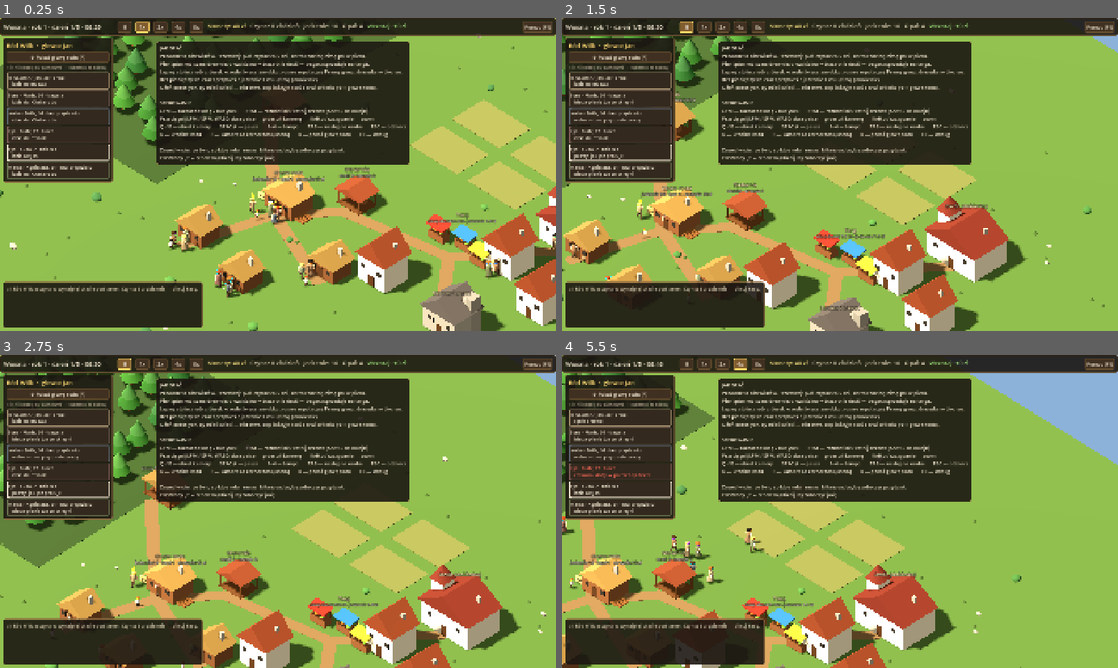
Above: before the commit, frames 1-4 (two rows, left to right).
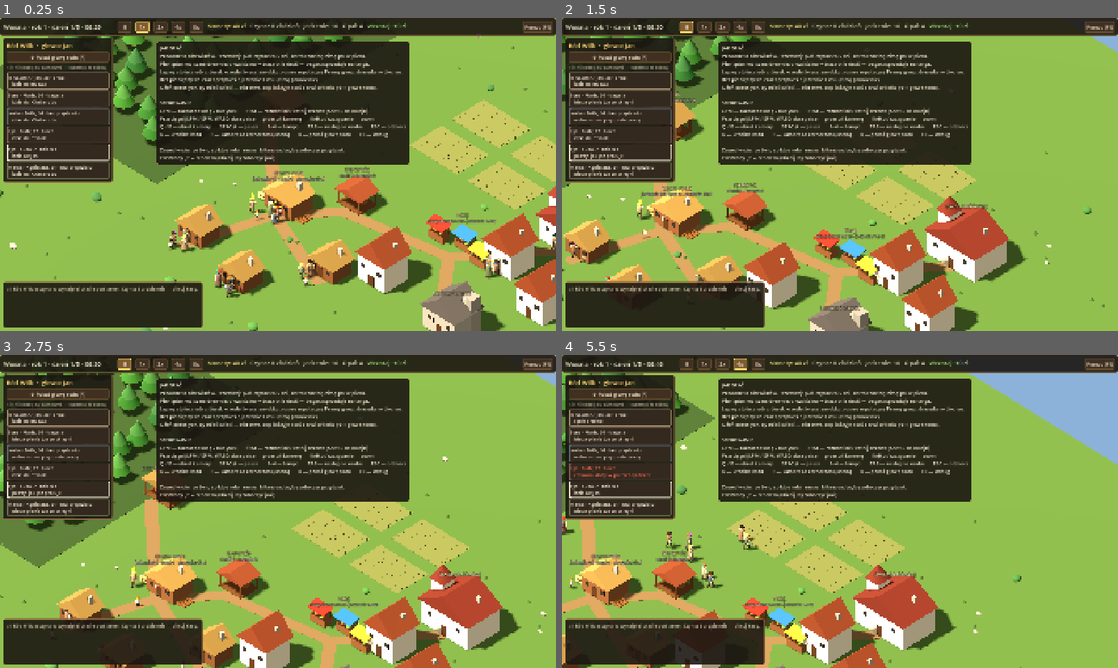
Above: after the commit, the same moments.

Repository: dwdzdc/dynastia
Game: Godot game, scene res://game/main.tscn
Two runs of this game, one before a commit and one after it. Both use one fixed random seed, a clock stepped at 60 frames per second and the inputs below.
Inputs (mouse positions are in pixels of both pictures, inside the frame that each line leads up to):
- Up to frame 1 (0.25 s): no input
- Up to frame 2 (1.5 s): tap Enter at 0.5 s; move the mouse to (962, 158) at 0.52 s; hold D 0.53-1.25 s; tap 1 at 0.6 s; click (962, 158) at 0.67 s; tap Space at 0.77 s; drag from (728, 190) to (812, 237) at 1.27 s
- Up to frame 3 (2.75 s): click "II" at 2 s
- Up to frame 4 (5.5 s): click "1x" at 2.75 s; click "2x" at 3.5 s; click "4x" at 4.25 s; move the mouse to (895, 442) at 5.02 s; hold D from 5.03 s (still down); tap 3 at 5.1 s

The runs differ from the first frame. In frame 1, 0.3% of the frame differs, in the area x 30-100%, y 27-90%; in frame 2, 0.1%; in frame 3, 0.2%; in frame 4, 0.9%, in the area x 18-61%, y 46-75%.

Commit message:
L2: pole w zagonach - robotnik bierze wolny zagon, idzie wzdluz niego, potem nastepny; S21 przydzial jak w Cultures do planu
Co-Authored-By: Claude Opus 5.5 <noreply@anthropic.com>

Diff:
--- a/data/balance.json
+++ b/data/balance.json
@@ -425,8 +425,9 @@
     "rot_season": "winter",
     "grow_days": 7,
     "ripe_loss_per_day": 0.04,
-    "work_seconds": { "plow": 500.0, "sow": 250.0, "harvest": 600.0 },
-    "yield": 90
+    "cell": [3.0, 1.0],
+    "work_seconds": { "plow": 30.0, "sow": 15.0, "harvest": 35.0 },
+    "yield_per_cell": 5
   },
   "estate": {
     "building": "manor",
--- a/game/world_view.gd
+++ b/game/world_view.gd
@@ -24,7 +24,6 @@
 const STUBBLE := Color(0.72, 0.64, 0.4)      # ściernisko
 const CROP_YOUNG := Color(0.38, 0.6, 0.22)
 const CROP_RIPE := Color(0.88, 0.74, 0.3)
-const FIELD_ROW_GAP := 1.0                   # odstęp rzędów zboża
 const CROP_MAX_H := 0.9                      # wysokość dojrzałego zboża
 const SHEAF := Color(0.85, 0.7, 0.32)
 
@@ -75,47 +74,49 @@
 		_field(fl)
 
 
-# Pole (L1): płyta gleby i rzędy zboża, które rosną i żółkną.
+# Pole (L1, L2): ugór pod spodem, na nim zagony — każdy z własną glebą i zbożem.
 func _field(f: SimField) -> void:
 	var n := Node3D.new()
-	n.position = Vector3(f.rect.get_center().x, 0, f.rect.get_center().y)
 	add_child(n)
-	var base := _add(n, Gfx3D.box(Vector3(f.rect.size.x, 0.06, f.rect.size.y), FALLOW), Vector3(0, 0.03, 0))
-	var rows: Array = []
-	var count := int(f.rect.size.y / FIELD_ROW_GAP)
-	for i in count:
-		var z := -f.rect.size.y * 0.5 + FIELD_ROW_GAP * (i + 0.5)
-		var r := _add(n, Gfx3D.box(Vector3(f.rect.size.x - 0.6, 1.0, 0.45), CROP_YOUNG), Vector3(0, 0.0, z))
-		rows.append(r)
-	var heap := _add(n, Gfx3D.cylinder(0.6, 1.0, SHEAF, 0.35, 8), Vector3(f.rect.size.x * 0.5 - 1.0, 0.5, f.rect.size.y * 0.5 - 1.0))
-	_fields[f.id] = { "base": base, "rows": rows, "heap": heap, "last": "" }
+	_add(n, Gfx3D.box(Vector3(f.rect.size.x, 0.04, f.rect.size.y), FALLOW), Vector3(f.center().x, 0.02, f.center().y))
+	var cs: Array = world.balance["fields"]["cell"]
+	var cells: Array = []
+	for c: Dictionary in f.cells:
+		var mid: Vector2 = ((c["start"] as Vector2) + (c["end"] as Vector2)) * 0.5
+		var length: float = (c["start"] as Vector2).distance_to(c["end"]) + SimField.EDGE
+		var soil := _add(n, Gfx3D.box(Vector3(length, 0.06, float(cs[1]) * 0.8), FALLOW), Vector3(mid.x, 0.04, mid.y))
+		var crop := _add(n, Gfx3D.box(Vector3(length - 0.3, 1.0, float(cs[1]) * 0.45), CROP_YOUNG), Vector3(mid.x, 0.0, mid.y))
+		cells.append({ "soil": soil, "crop": crop, "last": "" })
+	var hs := f.heap_spot()
+	var heap := _add(n, Gfx3D.cylinder(0.6, 1.0, SHEAF, 0.35, 8), Vector3(hs.x, 0.5, hs.y))
+	_fields[f.id] = { "cells": cells, "heap": heap }
 
 
 func _refresh_field(f: SimField) -> void:
 	var d: Dictionary = _fields[f.id]
-	var key := "%s|%.2f|%d" % [f.stage, f.growth, f.heap]
-	if key == d["last"]:
-		return
-	d["last"] = key
-	var soil: Color = FALLOW
-	match f.stage:
-		"plowed", "sown":
-			soil = SOIL
-		"ripe":
-			soil = SOIL
-		"stubble":
-			soil = STUBBLE
-	Gfx3D.set_color(d["base"], soil)
-	var grown := f.stage in ["sown", "ripe"] and f.growth > 0.0
-	var h := maxf(0.05, CROP_MAX_H * f.growth)
-	var col := CROP_YOUNG.lerp(CROP_RIPE, clampf((f.growth - 0.6) / 0.4, 0.0, 1.0)) if f.stage == "sown" else CROP_RIPE
-	for r: MeshInstance3D in d["rows"]:
-		r.visible = grown
-		r.scale = Vector3(1, h, 1)
-		r.position.y = h * 0.5
-		Gfx3D.set_color(r, col)
-	var hp: MeshInstance3D = d["heap"]
-	hp.visible = f.heap > 0
+	for i in f.cells.size():
+		var c: Dictionary = f.cells[i]
+		var v: Dictionary = d["cells"][i]
+		var key := "%s|%.2f" % [c["stage"], c["growth"]]
+		if key == v["last"]:
+			continue
+		v["last"] = key
+		var stage := String(c["stage"])
+		var soil: Color = FALLOW
+		match stage:
+			"plowed", "sown", "ripe":
+				soil = SOIL
+			"stubble":
+				soil = STUBBLE
+		Gfx3D.set_color(v["soil"], soil)
+		var g := float(c["growth"])
+		var crop: MeshInstance3D = v["crop"]
+		crop.visible = stage in ["sown", "ripe"] and g > 0.0
+		var h := maxf(0.05, CROP_MAX_H * g)
+		crop.scale = Vector3(1, h, 1)
+		crop.position.y = h * 0.5
+		Gfx3D.set_color(crop, CROP_YOUNG.lerp(CROP_RIPE, clampf((g - 0.6) / 0.4, 0.0, 1.0)) if stage == "sown" else CROP_RIPE)
+	(d["heap"] as MeshInstance3D).visible = f.heap > 0
 
 
 func _road(a: Vector2, b: Vector2) -> void:
--- a/sim/field.gd
+++ b/sim/field.gd
@@ -1,8 +1,9 @@
-# SimField — pole uprawne (L1): działka na mapie z właścicielem (budynek gospodarstwa,
-# np. dwór) i rocznym cyklem: ugór → zaorane → zasiane → dojrzałe → ściernisko.
-# Orka, siew i żniwa to praca ludzi na działce (`work`); wzrost idzie sam z dobami,
-# ale tylko w porach wzrostu. Dojrzałe, a nieskoszone, marnieje; zimą przepada.
-# Zebrany plon leży na polu (`heap`), dopóki ktoś go nie zniesie.
+# SimField — pole uprawne (L1, L2): działka na mapie z właścicielem (budynek gospodarstwa,
+# np. dwór), podzielona na zagony. Każdy zagon ma własny cykl: ugór → zaorany → zasiany
+# → dojrzały → ściernisko. Robotnik bierze wolny zagon (rezerwacja), idzie wzdłuż niego,
+# orząc, siejąc albo kosząc, i bierze następny. Zboże rośnie samo z dobami, ale tylko
+# w porach wzrostu; dojrzałe, a nieskoszone, marnieje, zimą przepada.
+# Skoszony plon leży na polu (`heap`), dopóki ktoś go nie zniesie.
 class_name SimField
 extends RefCounted
 
@@ -10,17 +11,15 @@
 var id: String
 var rect: Rect2
 var owner_building: String
-var stage: String = "fallow"   # fallow | plowed | sown | ripe | stubble
-var growth: float = 0.0        # 0..1 od siewu do dojrzałości
-var crop: float = 1.0          # ile z pełnego plonu zostało (marnienie dojrzałego)
-var work_done: float = 0.0     # sekundy pracy przy bieżącym zadaniu
-var heap: int = 0              # zebrany plon leżący na polu
+var cells: Array = []          # zagony: { start, end, stage, growth, crop, done, by }
+var heap: int = 0              # skoszony plon leżący na polu
 
 var _cfg: Dictionary
+var _heap_frac := 0.0          # ułamek snopa z poprzednich zagonów (zmarniały plon nie ginie w zaokrągleniu)
 
 const RIPE_EPS := 0.0001   # suma ułamków dób nie trafia równo w 1.0
 const HEAP_INSET := 1.0    # snopy: odległość od narożnika pola
-const SPOT_MARGIN := 0.8   # robotnicy nie stają na samej miedzy
+const EDGE := 0.4          # zagon zaczyna się kawałek od miedzy
 const TASK_LABELS := { "plow": "orka", "sow": "siew", "harvest": "żniwa" }
 
 
@@ -29,6 +28,24 @@
 	rect = Rect2(float(spec["x"]), float(spec["y"]), float(spec["w"]), float(spec["h"]))
 	owner_building = String(spec["owner"])
 	_cfg = cfg
+	# Zagony: rzędy wzdłuż X, każdy rząd pocięty na odcinki; kolejność „wężykiem”,
+	# żeby wolne zagony szły rząd po rzędzie jak przy prawdziwej orce.
+	var cs: Array = cfg["cell"]
+	var cols := maxi(1, int(rect.size.x / float(cs[0])))
+	var rows := maxi(1, int(rect.size.y / float(cs[1])))
+	var cw := rect.size.x / float(cols)
+	var rh := rect.size.y / float(rows)
+	for r in rows:
+		var y := rect.position.y + rh * (r + 0.5)
+		for k in cols:
+			var fwd := r % 2 == 0
+			var c := k if fwd else cols - 1 - k
+			var x0 := rect.position.x + cw * c + EDGE
+			var x1 := rect.position.x + cw * (c + 1) - EDGE
+			cells.append({
+				"start": Vector2(x0 if fwd else x1, y), "end": Vector2(x1 if fwd else x0, y),
+				"stage": "fallow", "growth": 0.0, "crop": 1.0, "done": 0.0, "by": -1,
+			})
 
 
 func center() -> Vector2:
@@ -40,21 +57,9 @@
 	return rect.end - Vector2(HEAP_INSET, HEAP_INSET)
 
 
-# Miejsce pracy danej osoby na polu: rozrzucone po działce, stałe dla osoby.
-func work_spot(person_seed: int) -> Vector2:
-	var span := rect.size - Vector2(SPOT_MARGIN, SPOT_MARGIN) * 2.0
-	var u := fmod(float(person_seed) * 0.618034, 1.0)
-	var v := fmod(float(person_seed) * 0.381966 + 0.37, 1.0)
-	return rect.position + Vector2(SPOT_MARGIN, SPOT_MARGIN) + Vector2(span.x * u, span.y * v)
-
-
-func has_work(season: String) -> bool:
-	return heap > 0 or task(season) != ""
-
-
-# Co jest teraz do zrobienia na polu w tej porze roku ("" = nic).
-func task(season: String) -> String:
-	match stage:
+# Co jest do zrobienia na zagonie w tej porze roku ("" = nic).
+func cell_task(i: int, season: String) -> String:
+	match String(cells[i]["stage"]):
 		"fallow":
 			return "plow" if season in _cfg["plow_seasons"] else ""
 		"plowed":
@@ -64,52 +69,101 @@
 	return ""
 
 
-# Praca przy bieżącym zadaniu. Zwraca nazwę zadania, gdy właśnie się skończyło.
-func work(season: String, secs: float) -> String:
-	var t := task(season)
+# Pierwszy zagon z robotą, którego nikt nie zajął (-1 = brak).
+func free_cell(season: String) -> int:
+	for i in cells.size():
+		if int(cells[i]["by"]) < 0 and cell_task(i, season) != "":
+			return i
+	return -1
+
+
+func has_work(season: String) -> bool:
+	return heap > 0 or free_cell(season) >= 0
+
+
+func claim(i: int, agent_id: int) -> void:
+	cells[i]["by"] = agent_id
+
+
+func release(i: int, agent_id: int) -> void:
+	if i >= 0 and i < cells.size() and int(cells[i]["by"]) == agent_id:
+		cells[i]["by"] = -1
+
+
+# Postęp roboty na zagonie 0..1 (robotnik idzie wzdłuż zagonu razem z postępem).
+func progress(i: int, season: String) -> float:
+	var t := cell_task(i, season)
+	if t == "":
+		return 0.0
+	return clampf(float(cells[i]["done"]) / float(_cfg["work_seconds"][t]), 0.0, 1.0)
+
+
+# Praca na zagonie. Zwraca nazwę zadania, gdy właśnie się skończyło.
+func work(i: int, season: String, secs: float) -> String:
+	var t := cell_task(i, season)
 	if t == "":
 		return ""
-	work_done += secs
-	if work_done < float(_cfg["work_seconds"][t]):
+	var c: Dictionary = cells[i]
+	c["done"] = float(c["done"]) + secs
+	if float(c["done"]) < float(_cfg["work_seconds"][t]):
 		return ""
-	work_done = 0.0
+	c["done"] = 0.0
 	match t:
 		"plow":
-			stage = "plowed"
+			c["stage"] = "plowed"
 		"sow":
-			stage = "sown"
-			growth = 0.0
-			crop = 1.0
+			c["stage"] = "sown"
+			c["growth"] = 0.0
+			c["crop"] = 1.0
 		"harvest":
-			heap += int(round(float(_cfg["yield"]) * crop))
-			stage = "stubble"
-			growth = 0.0
+			var got := float(_cfg["yield_per_cell"]) * float(c["crop"]) + _heap_frac
+			heap += int(floor(got))
+			_heap_frac = got - floor(got)
+			c["stage"] = "stubble"
+			c["growth"] = 0.0
 	return t
 
 
+# Ile zagonów jest w danym stanie (do komunikatów i testów).
+func count(stage: String) -> int:
+	var n := 0
+	for c: Dictionary in cells:
+		if c["stage"] == stage:
+			n += 1
+	return n
+
+
 # Koniec doby: wzrost w porach wzrostu, marnienie dojrzałego, zima zabiera resztę.
-# Zwraca "rotted", gdy niezebrany plon właśnie przepadł.
-func new_day(season: String) -> String:
-	match stage:
-		"sown":
-			if season in _cfg["grow_seasons"]:
-				growth = minf(1.0, growth + 1.0 / float(_cfg["grow_days"]))
-				if growth >= 1.0 - RIPE_EPS:
-					growth = 1.0
-					stage = "ripe"
-		"ripe":
-			if season == String(_cfg["rot_season"]):
-				stage = "fallow"
-				growth = 0.0
-				work_done = 0.0
-				return "rotted"
-			crop = maxf(0.0, crop - float(_cfg["ripe_loss_per_day"]))
-		"stubble":
-			if season in _cfg["plow_seasons"]:
-				stage = "fallow"
-	if season == String(_cfg["rot_season"]) and stage in ["plowed", "sown"]:
-		# Zima zastaje niedokończoną robotę: zasiew wymarza, orka do powtórki.
-		stage = "fallow"
-		growth = 0.0
-		work_done = 0.0
-	return ""
+# Zwraca liczbę zagonów, których plon właśnie przepadł.
+func new_day(season: String) -> int:
+	var rotted := 0
+	var winter := season == String(_cfg["rot_season"])
+	for c: Dictionary in cells:
+		match String(c["stage"]):
+			"sown":
+				if winter:
+					_reset(c)   # zima zastaje zasiew: wymarza
+				elif season in _cfg["grow_seasons"]:
+					c["growth"] = minf(1.0, float(c["growth"]) + 1.0 / float(_cfg["grow_days"]))
+					if float(c["growth"]) >= 1.0 - RIPE_EPS:
+						c["growth"] = 1.0
+						c["stage"] = "ripe"
+			"ripe":
+				if winter:
+					_reset(c)
+					rotted += 1
+				else:
+					c["crop"] = maxf(0.0, float(c["crop"]) - float(_cfg["ripe_loss_per_day"]))
+			"plowed":
+				if winter:
+					_reset(c)
+			"stubble":
+				if season in _cfg["plow_seasons"]:
+					c["stage"] = "fallow"
+	return rotted
+
+
+func _reset(c: Dictionary) -> void:
+	c["stage"] = "fallow"
+	c["growth"] = 0.0
+	c["done"] = 0.0
--- a/sim/jobs.gd
+++ b/sim/jobs.gd
@@ -142,6 +142,10 @@
 			var t: SimTree = w.tree_by_id(int(parts[1]))
 			if t != null and t.reserved_by == a.id:
 				t.reserved_by = -1
+		elif parts[0] == "cell":
+			var f := w.field_by_id(parts[1])
+			if f != null:
+				f.release(int(parts[2]), a.id)
 		elif parts[0] == "chore":
 			var key := String(c).substr(6)
 			if w.chore_claims.get(key, -1) == a.id:
@@ -513,8 +517,8 @@
 		_wait(a, "dwór nie ma dziś roboty w polu")
 		return
 	var season := w.clock.current_season()
-	var t := f.task(season)
-	if f.heap > 0 and (t == "" or f.heap >= int(w.balance["carry"]["food"])):
+	var i := f.free_cell(season)
+	if f.heap > 0 and (i < 0 or f.heap >= int(w.balance["carry"]["food"])):
 		_walk(a, f.heap_spot(), "idzie po snopy na pole")
 		_do(a, "field_pickup", f.id)
 		_walk(a, manor.door(), "niesie snopy do spichrza: %s" % manor.name)
@@ -522,11 +526,19 @@
 		return
 	var s: Dictionary = w.balance["schedule"]
 	var left := (float(s["work_end"]) - w.clock.time_of_day()) * w.clock.day_seconds
+	# Jeden zagon na raz: rezerwacja, przejście wzdłuż, potem następny (L2).
+	var t := f.cell_task(i, season)
 	var label := String(SimField.TASK_LABELS[t])
-	_walk(a, f.work_spot(a.person_id), "idzie w pole dworu: %s" % label)
+	f.claim(i, a.id)
+	a.claims.append("cell:%s:%d" % [f.id, i])
+	var c: Dictionary = f.cells[i]
+	var from: Vector2 = c["start"]
+	_walk(a, from.lerp(c["end"], f.progress(i, season)), "idzie w pole dworu: %s" % label)
 	_act(a, "labor", maxf(left, 1.0), "%s na polu dworu (dniówka)" % label)
-	a.steps[a.steps.size() - 1]["field"] = f.id
-	a.steps[a.steps.size() - 1]["task"] = t
+	var st: Dictionary = a.steps[a.steps.size() - 1]
+	st["field"] = f.id
+	st["cell"] = i
+	st["task"] = t
 
 
 # Obowiązki domowe (każdy dorosły po pracy i bez przydziału).
--- a/sim/world.gd
+++ b/sim/world.gd
@@ -591,15 +591,25 @@
 	employer.pay(wage)
 	earn_for(a, wage)
 	# Praca posuwa robotę na konkretnym polu (L2); po skończonym zadaniu nowy plan.
+	# Robotnik idzie wzdłuż zagonu razem z postępem.
 	var f := field_by_id(String(s.get("field", "")))
-	if f == null:
+	var i := int(s.get("cell", -1))
+	var season := clock.current_season()
+	if f == null or i < 0 or f.cell_task(i, season) == "":
 		s["left"] = 0.0
 		return
-	var done := f.work(clock.current_season(), dt * a.age_eff * float(s["will"]) * a.trait_mult("labor"))
+	var done := f.work(i, season, dt * a.age_eff * float(s["will"]) * a.trait_mult("labor"))
+	var c: Dictionary = f.cells[i]
+	var from: Vector2 = c["start"]
+	var to: Vector2 = c["end"]
+	a.facing = (to - from).normalized()
 	if done != "":
+		a.position = to
 		s["left"] = 0.0
-		if done == "harvest":
+		if done == "harvest" and f.count("ripe") == 0:
 			note("Żniwa skończone na polu (%s): %d snopów do zniesienia." % [building(f.owner_building).name, f.heap], "info", f.heap_spot())
+	else:
+		a.position = from.lerp(to, f.progress(i, season))
 
 
 # Dwór sprzedaje nadwyżkę plonów kupcowi (pieniądze wracają do dworu i dalej do ludzi).
@@ -792,7 +802,7 @@
 			var pr := person_of(a)
 			note("%s zachorował%s." % [pr.name, "" if pr.sex == "m" else "a"], "warn", a.position)
 	for f: SimField in fields:
-		if f.new_day(season) == "rotted":
+		if f.new_day(season) > 0:
 			note("Niezebrane zboże zgniło na polu (%s)." % building(f.owner_building).name, "warn", f.center())
 	together.end_day()
 	_estate_sells()
--- a/tests/run_tests.gd
+++ b/tests/run_tests.gd
@@ -1000,36 +1000,39 @@
 	return s
 
 
-# L1: pole rośnie tylko zasiane i tylko w porach wzrostu; plon tylko z dojrzałego;
+# L1: zagon rośnie tylko zasiany i tylko w porach wzrostu; plon tylko z dojrzałego;
 # niezebrane marnieje, a zima je zabiera.
 func _test_field_cycle() -> void:
 	var w = _new_world()
 	var cfg: Dictionary = w.balance["fields"]
+	var ws: Dictionary = cfg["work_seconds"]
 	check("fields from map data belong to the manor", w.fields.size() > 0 and w.fields[0].owner_building == "manor")
-	var f := SimField.new({ "id": "t", "owner": "manor", "x": 0, "y": 0, "w": 4, "h": 4 }, cfg)
+	var f := SimField.new({ "id": "t", "owner": "manor", "x": 0, "y": 0, "w": 6, "h": 2 }, cfg)
+	check("field is split into strips", f.cells.size() > 1)
 	for i in 10:
 		f.new_day("spring")
-	check("unsown field does not grow", f.stage == "fallow" and is_zero_approx(f.growth))
-	check("no sowing before plowing", f.task("spring") == "plow")
-	check("no plowing in winter", f.task("winter") == "" and f.work("winter", 99999.0) == "")
-	f.work("spring", float(cfg["work_seconds"]["plow"]))
-	f.work("spring", float(cfg["work_seconds"]["sow"]))
-	check("plowed and sown by work", f.stage == "sown")
-	check("harvest only from a ripe field", f.task("summer") == "" and f.heap == 0)
+	check("unsown field does not grow", f.count("fallow") == f.cells.size())
+	check("no sowing before plowing", f.cell_task(0, "spring") == "plow")
+	check("no plowing in winter", f.cell_task(0, "winter") == "" and f.work(0, "winter", 99999.0) == "")
+	f.work(0, "spring", float(ws["plow"]))
+	f.work(0, "spring", float(ws["sow"]))
+	check("one strip plowed and sown by work, the rest untouched", f.cells[0]["stage"] == "sown" and f.count("fallow") == f.cells.size() - 1)
+	check("harvest only from a ripe strip", f.cell_task(0, "summer") == "" and f.heap == 0)
 	for i in int(cfg["grow_days"]):
 		f.new_day("summer")
-	check("sown field ripens over grow_days", f.stage == "ripe")
-	f.work("summer", float(cfg["work_seconds"]["harvest"]))
-	check("harvest leaves the crop on the field", f.stage == "stubble" and f.heap == int(cfg["yield"]))
-	var g := SimField.new({ "id": "u", "owner": "manor", "x": 0, "y": 0, "w": 4, "h": 4 }, cfg)
-	g.stage = "ripe"
-	g.new_day("autumn")
-	g.new_day("autumn")
-	g.work("autumn", float(cfg["work_seconds"]["harvest"]))
-	check("neglected ripe field yields less", g.heap < int(cfg["yield"]))
-	var r := SimField.new({ "id": "v", "owner": "manor", "x": 0, "y": 0, "w": 4, "h": 4 }, cfg)
-	r.stage = "ripe"
-	check("winter takes an unharvested crop", r.new_day("winter") == "rotted" and r.stage == "fallow")
+	check("sown strip ripens over grow_days", f.cells[0]["stage"] == "ripe")
+	f.work(0, "summer", float(ws["harvest"]))
+	check("harvest leaves the crop on the field", f.cells[0]["stage"] == "stubble" and f.heap == int(cfg["yield_per_cell"]))
+	f.cells[1]["stage"] = "ripe"
+	f.new_day("autumn")
+	f.new_day("autumn")
+	var h0: int = f.heap
+	f.work(1, "autumn", float(ws["harvest"]))
+	check("neglected ripe strip yields less", f.heap - h0 < int(cfg["yield_per_cell"]))
+	f.cells[2]["stage"] = "ripe"
+	check("winter takes an unharvested crop", f.new_day("winter") == 1 and f.cells[2]["stage"] == "fallow")
+	f.claim(3, 99)
+	check("claimed strip is not offered to others", f.free_cell("spring") != 3)
 
 
 # K1 (S14): kasa gospodarstwa leży w skrzyni w domu; przeprowadzka zabiera skrzynię,
@@ -1135,44 +1138,56 @@
 	check("the manor household is the employer", est != null and w.family.persons[est.members[0]].surname == "Dworski")
 	var a = w.agent_by_id(_named(w.family, "Piotr").agent_id)
 	var f = w.fields[0]
-	var s := { "t": "act", "act": "labor", "left": 100.0, "why": "dniówka", "will": 1.0, "field": f.id, "task": "plow" }
+	var s := { "t": "act", "act": "labor", "left": 100.0, "why": "dniówka", "will": 1.0, "field": f.id, "cell": 0, "task": "plow" }
 	var est0: float = est.cash
 	var hh0: float = w.household.cash + w.family.persons[a.person_id].purse
 	for i in 60:
 		w._labor(a, s, 1.0)
 	var paid: float = est0 - est.cash
 	check("wage is paid from the employer's cash to the worker", paid > 0.0 and is_equal_approx(w.household.cash + w.family.persons[a.person_id].purse - hh0, paid))
-	check("estate work advances work on a concrete field", f.work_done > 0.0)
+	check("estate work advances work on a concrete strip", f.cells[0]["stage"] != "fallow" or float(f.cells[0]["done"]) > 0.0)
 	est.cash = 0.0
 	s["left"] = 100.0
 	w._labor(a, s, 1.0)
 	check("employer without money stops paying and sends people home", float(s["left"]) <= 0.0)
 
 
-# L2: robotnik dworu idzie na konkretne pole i robi to, co jest w tej porze do zrobienia;
+# L2: robotnik dworu bierze wolny zagon i idzie wzdłuż niego; dwóch nie bierze tego samego;
 # snopy niesie do spichrza dworu, nie do własnego domu; bez roboty w polu czeka z powodem.
 func _test_field_work() -> void:
 	var w = _new_world()
 	var a = w.agent_by_id(_named(w.family, "Piotr").agent_id)
-	a.job = "laborer"
+	var b = w.agent_by_id(_named(w.family, "Maria").agent_id)
 	w.clock.set_time(0, float(w.balance["schedule"]["work_start"]) + 0.05)
-	w.jobs.release(a)
-	a.steps.clear()
-	w.jobs._plan_laborer(a)
+	for x in [a, b]:
+		x.job = "laborer"
+		w.jobs.release(x)
+		x.steps.clear()
+		w.jobs._plan_laborer(x)
 	var st: Dictionary = a.steps[a.steps.size() - 1]
-	check("spring: laborer goes to plow a field, outside, visible", st.get("act") == "labor" and st.get("task") == "plow" and st.get("inside", "") == "")
+	var sb: Dictionary = b.steps[b.steps.size() - 1]
+	check("spring: laborer plows a strip outside, visible", st.get("act") == "labor" and st.get("task") == "plow" and st.get("inside", "") == "")
+	check("two laborers take different strips", st["field"] != sb["field"] or st["cell"] != sb["cell"])
 	var f = w.field_by_id(String(st["field"]))
-	a.position = f.work_spot(a.person_id)
+	var c: Dictionary = f.cells[int(st["cell"])]
+	a.position = c["start"]
 	a.steps = [st]
 	st["will"] = 1.0
 	st["left"] = 99999.0
+	var mid_seen := false
 	for i in 3000:
 		if a.steps.is_empty():
 			break
 		w._act(a, st, 1.0)
-	check("enough work plows the field and ends the shift step", f.stage == "plowed")
-	f.stage = "stubble"
+		if a.position.distance_to(c["start"]) > 0.3 and a.position.distance_to(c["end"]) > 0.3:
+			mid_seen = true
+	check("laborer walks along the strip while plowing", mid_seen and a.position.distance_to(c["end"]) < 0.01)
+	check("work plows that strip and ends the step", c["stage"] == "plowed" and a.steps.is_empty())
+	w.jobs.release(a)
+	check("finished strip is released", int(c["by"]) < 0)
 	f.heap = 12
+	for x in f.cells:
+		x["stage"] = "stubble"
 	var food0: int = w.building("manor").amount("food")
 	a.steps.clear()
 	w.jobs._plan_laborer(a)
@@ -1187,8 +1202,9 @@
 	w.jobs._fx_deposit(a, "manor")
 	check("manor granary gets the crop, the worker's home does not", w.building("manor").amount("food") > food0 and w.home().amount("food") == home_food)
 	for g in w.fields:
-		g.stage = "sown"
 		g.heap = 0
+		for x in g.cells:
+			x["stage"] = "sown"
 	a.steps.clear()
 	w.jobs._plan_laborer(a)
 	check("no field work: laborer says so instead of vanishing", String(a.steps[a.steps.size() - 1]["why"]).contains("nie ma dziś roboty"))
Not shown, changed: progress.md
